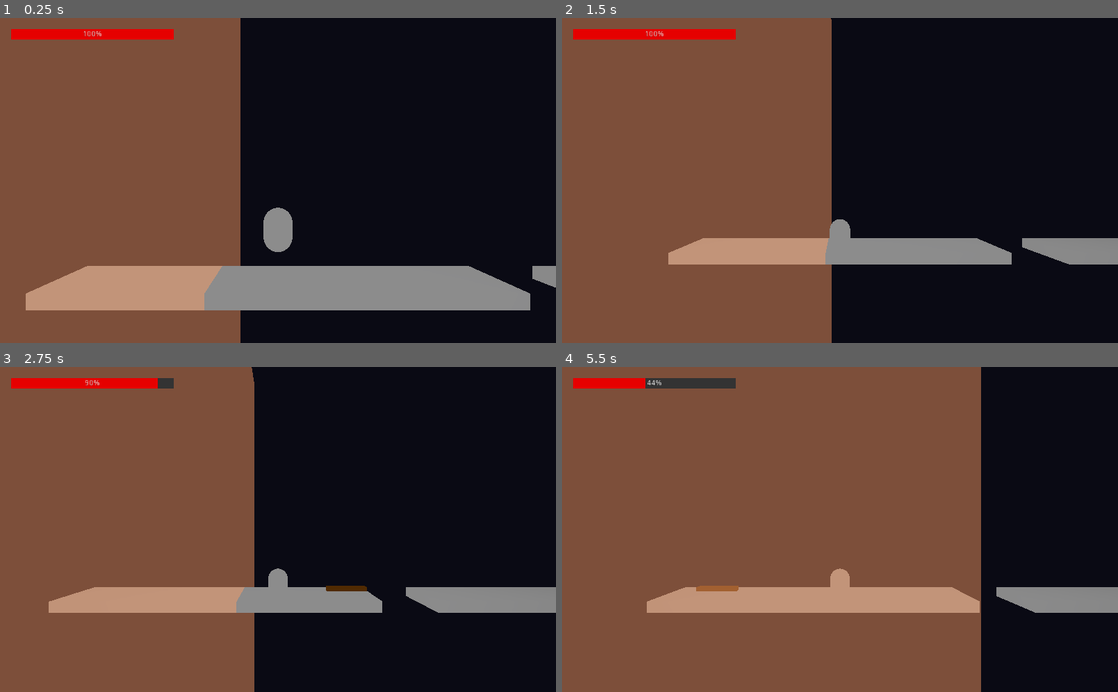
Above: before the commit, frames 1-4 (two rows, left to right).
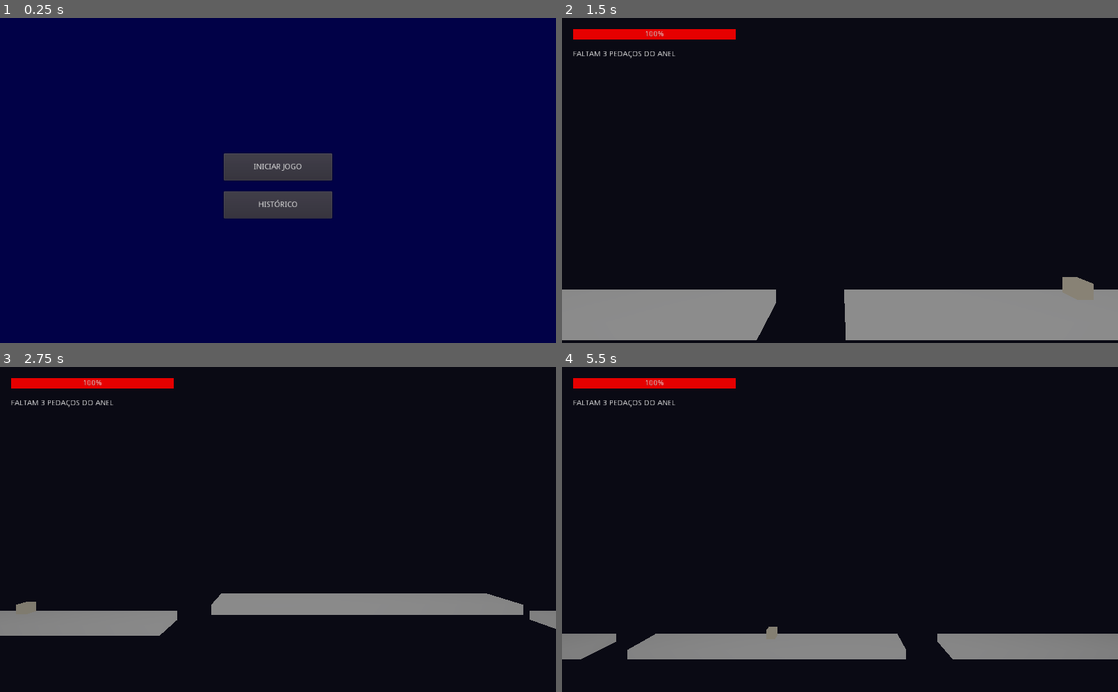
Above: after the commit, the same moments.

Repository: MayaraSSO/corre-conde
Game: Godot game, scene res://MenuPrincipal.tscn
Two runs of this game, one before a commit and one after it. Both use one fixed random seed, a clock stepped at 60 frames per second and the inputs below. Before the commit the project starts from res://Fase1.tscn.
Inputs (mouse positions are in pixels of both pictures, inside the frame that each line leads up to):
- Up to frame 1 (0.25 s): no input
- Up to frame 2 (1.5 s): click (840, 203) at 0.5 s, where only the run after the commit has a clickable "HISTÓRICO"; click (840, 167) at 1.25 s, where only the run after the commit has a clickable "INICIAR JOGO"
- Up to frame 3 (2.75 s): hold Right (ui_right) from 2.03 s (still down)
- Up to frame 4 (5.5 s): release Right (ui_right) at 2.78 s; hold Left (ui_left) 2.78-3.53 s; hold Right (ui_right) 3.53-4.28 s; hold Up (ui_up) 4.28-5.03 s; hold Left (ui_left) from 5.03 s (still down)

The runs differ from the first frame. In frame 1, 100% of the frame differs, in the area x 0-100%, y 0-100%; in frame 2, 59%; in frame 3, 47%; in frame 4, 78%.

Commit message:
Refatoração da ZonaLuz com colisão BoxShape, implementação do MenuPause e correção lógica do HUD

Diff:
--- a/Cam_Follow.gd
+++ b/Cam_Follow.gd
@@ -1,28 +1,53 @@
 extends Camera
 
-# Carrega a posição original exata assim que o jogo começa
 onready var posicao_original = translation
 onready var fov_original = fov
 
-# Configuração da câmera cinematográfica (Afastamento da Batalha)
-var offset_batalha = Vector3(0, 3.5, 6.0) # Sobe 3.5 metros e afasta 6 metros para trás
-var fov_batalha = 85.0 # Abre a lente para dar mais visão lateral das estacas
+var offset_batalha = Vector3(0, 3.5, 6.0)
+var fov_batalha = 85.0
+
+# --- LÓGICA DE VARREDURA (PERCORRER OS BLOCOS) ---
+var estado = "apresentacao_ida"
+var cronometro = 3.5 # 3.5 segundos deslizando até o chefe
+
+# X=450 (Viaja pela fase inteira) | Y=10 (Altura para ver os buracos) | Z=15 (Afastamento lateral)
+var offset_fim_fase = Vector3(450.0, 10.0, 15.0)
+var offset_inicio_fase = Vector3(0.0, 10.0, 15.0)
 
 func _process(delta):
-	# 1. Procura o Paladino subindo a hierarquia de pastas (Cam_Follow -> Conde -> Fase1 -> Paladino)
 	var paladino = get_node_or_null("../../Paladino")
 	var conde = get_parent()
+	var sol = get_node_or_null("../../ZonaLuz")
 
-	if paladino:
-		# 2. Mede a distância vetorial exata até o chefe
-		var distancia = conde.translation.distance_to(paladino.translation)
+	# 1. A IDAA Câmera desliza por todos os blocos até o Paladino
+	if estado == "apresentacao_ida":
+		translation = translation.linear_interpolate(posicao_original + offset_fim_fase, 1.2 * delta)
+		cronometro -= delta
 
-		# 3. Se estiver a 60 metros ou menos (início do combate e visão do radar)
-		if distancia <= 60.0:
-			# Puxa a câmera para trás e para cima de forma suave (lerp)
-			translation = translation.linear_interpolate(posicao_original + offset_batalha, 2.0 * delta)
-			fov = lerp(fov, fov_batalha, 2.0 * delta)
-		else:
-			# Se estiver longe, mantém a câmera focada na corrida de sobrevivência
-			translation = translation.linear_interpolate(posicao_original, 2.0 * delta)
-			fov = lerp(fov, fov_original, 2.0 * delta)
+		# Quando der 3.5s, ela engata a marcha à ré
+		if cronometro <= 0:
+			estado = "apresentacao_volta"
+			cronometro = 2.5 # 2.5 segundos para voltar rapidamente ao Conde
+
+	# 2. A VOLTA: A Câmera recua deslizando de volta para o início
+	elif estado == "apresentacao_volta":
+		translation = translation.linear_interpolate(posicao_original + offset_inicio_fase, 2.0 * delta)
+		cronometro -= delta
+
+		# Terminou de voltar? Libera o Conde e destrava o Tsunami!
+		if cronometro <= 0:
+			estado = "corrida"
+			if sol:
+				sol.perseguindo = true
+
+	# 3. A CORRIDA: Jogo normal e câmera da Batalha Final
+	elif estado == "corrida":
+		if paladino:
+			var distancia = conde.translation.distance_to(paladino.translation)
+			if distancia <= 60.0:
+				translation = translation.linear_interpolate(posicao_original + offset_batalha, 2.0 * delta)
+				fov = lerp(fov, fov_batalha, 2.0 * delta)
+			else:
+				# 3.0 * delta faz a câmera "pousar" macio nas costas do Conde ao iniciar
+				translation = translation.linear_interpolate(posicao_original, 3.0 * delta)
+				fov = lerp(fov, fov_original, 3.0 * delta)
--- a/Conde.gd
+++ b/Conde.gd
@@ -11,6 +11,9 @@
 var tomando_dano_de_luz = false
 var dano_da_luz_por_segundo = 15.0
 
+# --- VARIÁVEIS DO ANEL ---
+var pedacos_coletados = 0
+var total_pedacos = 3
 
 func _physics_process(delta):
 
@@ -66,3 +69,17 @@
 func _on_ZonaLuz_body_exited(body):
 	if body.name == "Conde":
 		tomando_dano_de_luz = false
+
+func pegar_pedaco_anel():
+	pedacos_coletados += 1
+	var pedacos_restantes = total_pedacos - pedacos_coletados
+
+	# Atualiza o texto na tela baseado na matemática exata
+	if pedacos_restantes > 1:
+		$HUD/TextoAnel.text = "FALTAM " + str(pedacos_restantes) + " PEDAÇOS DO ANEL"
+	elif pedacos_restantes == 1:
+		$HUD/TextoAnel.text = "FALTA 1 PEDAÇO DO ANEL"
+	else:
+		$HUD/TextoAnel.text = "ANEL COMPLETO!"
+		print("VITÓRIA: O Conde juntou todos os pedaços!")
+		# Aqui poderemos chamar a tela de vitória no futuro!
--- a/Fase1.tscn
+++ b/Fase1.tscn
@@ -6,15 +6,17 @@
 [ext_resource path="res://Alho.tscn" type="PackedScene" id=4]
 [ext_resource path="res://Paladino.tscn" type="PackedScene" id=5]
 [ext_resource path="res://Cam_Follow.gd" type="Script" id=6]
+[ext_resource path="res://MenuPause.tscn" type="PackedScene" id=7]
 
-[sub_resource type="BoxShape" id=12]
+[sub_resource type="BoxShape" id=17]
 
-[sub_resource type="SpatialMaterial" id=13]
+[sub_resource type="SpatialMaterial" id=16]
 flags_transparent = true
 flags_unshaded = true
-albedo_color = Color( 1, 0.619608, 0.392157, 0.470588 )
+albedo_color = Color( 0.972549, 0.988235, 0.0235294, 0.0666667 )
 
-[sub_resource type="CubeMesh" id=14]
+[sub_resource type="PrismMesh" id=15]
+material = SubResource( 16 )
 
 [sub_resource type="CapsuleShape" id=6]
 
@@ -36,23 +38,23 @@
 transform = Transform( 1, 0, 0, 0, 1, 0, 0, 0, 1, 131.535, -7.29154, -67.3186 )
 
 [node name="ZonaLuz" type="Area" parent="."]
-transform = Transform( 1, 0, 0, 0, 1, 0, 0, 0, 1, -15, 0, 0 )
+transform = Transform( 1, 0, 0, 0, 1, 0, 0, 0, 1, -40, 0, 0 )
 script = ExtResource( 3 )
 
 [node name="CollisionShape" type="CollisionShape" parent="ZonaLuz"]
-transform = Transform( 10, 0, 0, 0, 30, 0, 0, 0, 10, 0, 0, 0 )
-shape = SubResource( 12 )
+transform = Transform( 10, 0, 0, 0, 80, 0, 0, 0, 20, 0, 0, 0 )
+shape = SubResource( 17 )
 
 [node name="MeshInstance" type="MeshInstance" parent="ZonaLuz"]
-transform = Transform( 10, 0, 0, 0, 30, 0, 0, 0, 10, 0, 0, 0 )
-material_override = SubResource( 13 )
-mesh = SubResource( 14 )
+transform = Transform( 10, 0, 0, 0, 80, 0, 0, 0, 20, 0, 0, 0 )
+mesh = SubResource( 15 )
 
 [node name="Conde" parent="." instance=ExtResource( 1 )]
 transform = Transform( 1, 0, 0, 0, 1, 0, 0, 0, 1, 0, 5, 0 )
 
 [node name="Cam_Follow" type="Camera" parent="Conde"]
 transform = Transform( 1, 0, 0, 0, 1, 0, 0, 0, 1, 0, 2, 12 )
+far = 1000.0
 script = ExtResource( 6 )
 
 [node name="CollisionShape2" type="CollisionShape" parent="Conde"]
@@ -69,6 +71,13 @@
 custom_styles/fg = SubResource( 9 )
 custom_styles/bg = SubResource( 10 )
 value = 100.0
+
+[node name="TextoAnel" type="Label" parent="Conde/HUD"]
+margin_left = 20.0
+margin_top = 60.0
+margin_right = 320.0
+margin_bottom = 90.0
+text = "FALTAM 3 PEDAÇOS DO ANEL"
 
 [node name="Chao" parent="." instance=ExtResource( 2 )]
 
@@ -133,7 +142,9 @@
 environment = SubResource( 11 )
 
 [node name="Paladino" parent="." instance=ExtResource( 5 )]
-transform = Transform( 1, 0, 0, 0, 1, 0, 0, 0, 1, 37, 1.5, 0 )
+transform = Transform( 1, 0, 0, 0, 1, 0, 0, 0, 1, 495, 1.5, 0 )
 
-[connection signal="body_entered" from="ZonaLuz" to="Conde" method="_on_ZonaLuz_body_entered"]
-[connection signal="body_exited" from="ZonaLuz" to="Conde" method="_on_ZonaLuz_body_exited"]
+[node name="MenuPause" parent="." instance=ExtResource( 7 )]
+
+[connection signal="body_entered" from="ZonaLuz" to="ZonaLuz" method="_on_ZonaLuz_body_entered"]
+[connection signal="body_exited" from="ZonaLuz" to="ZonaLuz" method="_on_ZonaLuz_body_exited"]
--- /dev/null
+++ b/MenuPause.gd
@@ -0,0 +1,47 @@
+extends CanvasLayer
+
+func _ready():
+	# Começa escondido, já que o jogo inicia despausado
+	$ColorRect.visible = false
+	$BotaoContinuar.visible = false
+	$BotaoMusica.visible = false
+	$BotaoMenu.visible = false
+
+func _input(event):
+	# Se apertar o botão ESC (ui_cancel) do teclado
+	if event.is_action_pressed("ui_cancel"):
+		# Inverte o estado atual do jogo (se tá pausado, despausa. Se tá rodando, pausa)
+		var novo_estado_pause = not get_tree().paused
+		get_tree().paused = novo_estado_pause
+
+		# Mostra ou esconde os botões na tela
+		$ColorRect.visible = novo_estado_pause
+		$BotaoContinuar.visible = novo_estado_pause
+		$BotaoMusica.visible = novo_estado_pause
+		$BotaoMenu.visible = novo_estado_pause
+
+func _on_BotaoContinuar_pressed():
+	# Tira o pause e esconde a tela
+	get_tree().paused = false
+	$ColorRect.visible = false
+	$BotaoContinuar.visible = false
+	$BotaoMusica.visible = false
+	$BotaoMenu.visible = false
+
+func _on_BotaoMusica_pressed():
+	# Lógica para mutar/desmutar todo o áudio do jogo
+	var bus_idx = AudioServer.get_bus_index("Master")
+	var esta_mutado = AudioServer.is_bus_mute(bus_idx)
+
+	AudioServer.set_bus_mute(bus_idx, not esta_mutado)
+
+	# Muda o texto do botão para o jogador saber
+	if not esta_mutado:
+		$BotaoMusica.text = "MÚSICA: DESLIGADA"
+	else:
+		$BotaoMusica.text = "MÚSICA: LIGADA"
+
+func _on_BotaoMenu_pressed():
+	# IMPORTANTE: Despausa o motor do jogo antes de mudar de cena
+	get_tree().paused = false
+	var _voltar = get_tree().change_scene("res://MenuPrincipal.tscn")
--- /dev/null
+++ b/MenuPause.tscn
@@ -0,0 +1,39 @@
+[gd_scene load_steps=2 format=2]
+
+[ext_resource path="res://MenuPause.gd" type="Script" id=1]
+
+[node name="MenuPause" type="CanvasLayer"]
+pause_mode = 2
+script = ExtResource( 1 )
+
+[node name="ColorRect" type="ColorRect" parent="."]
+anchor_right = 1.0
+anchor_bottom = 1.0
+margin_right = 40.0
+margin_bottom = 40.0
+color = Color( 0, 0, 0, 0.588235 )
+
+[node name="BotaoContinuar" type="Button" parent="."]
+margin_left = 412.0
+margin_top = 200.0
+margin_right = 612.0
+margin_bottom = 250.0
+text = "CONTINUAR"
+
+[node name="BotaoMusica" type="Button" parent="."]
+margin_left = 412.0
+margin_top = 270.0
+margin_right = 612.0
+margin_bottom = 320.0
+text = "MÚSICA: LIGADA"
+
+[node name="BotaoMenu" type="Button" parent="."]
+margin_left = 387.0
+margin_top = 340.0
+margin_right = 637.0
+margin_bottom = 390.0
+text = "SAIR PARA O MENU PRINCIPAL"
+
+[connection signal="pressed" from="BotaoContinuar" to="." method="_on_BotaoContinuar_pressed"]
+[connection signal="pressed" from="BotaoMusica" to="." method="_on_BotaoMusica_pressed"]
+[connection signal="pressed" from="BotaoMenu" to="." method="_on_BotaoMenu_pressed"]
--- /dev/null
+++ b/MenuPrincipal.gd
@@ -0,0 +1,5 @@
+extends Control
+
+func _on_BotaoIniciar_pressed():
+	# Carrega a Fase 1 quando o jogador clica em Iniciar
+	var _mudar = get_tree().change_scene("res://Fase1.tscn")
--- /dev/null
+++ b/MenuPrincipal.tscn
@@ -0,0 +1,31 @@
+[gd_scene load_steps=2 format=2]
+
+[ext_resource path="res://MenuPrincipal.gd" type="Script" id=1]
+
+[node name="MenuPrincipal" type="Control"]
+anchor_right = 1.0
+anchor_bottom = 1.0
+script = ExtResource( 1 )
+
+[node name="ColorRect" type="ColorRect" parent="."]
+anchor_right = 1.0
+anchor_bottom = 1.0
+margin_right = 1.0
+margin_bottom = 1.0
+color = Color( 0.00392157, 0.00392157, 0.278431, 1 )
+
+[node name="BotaoIniciar" type="Button" parent="."]
+margin_left = 412.0
+margin_top = 250.0
+margin_right = 612.0
+margin_bottom = 300.0
+text = "INICIAR JOGO"
+
+[node name="BotaoHistorico" type="Button" parent="."]
+margin_left = 412.0
+margin_top = 320.0
+margin_right = 612.0
+margin_bottom = 370.0
+text = "HISTÓRICO"
+
+[connection signal="pressed" from="BotaoIniciar" to="." method="_on_BotaoIniciar_pressed"]
--- a/ZonaLuz.gd
+++ b/ZonaLuz.gd
@@ -1,8 +1,31 @@
 extends Area
 
-# Exportamos a variável para controlar a dificuldade de cada fase pelo Inspetor
 export var velocidade_perseguicao = 2.5
+var perseguindo = false
+var tempo_espera = 8.0
+
+# Variável para rastrear se o Conde está dentro da luz
+var conde_sendo_queimado = null
 
 func _process(delta):
-	# O sol avança implacavelmente para a direita no eixo X
-	translation.x += velocidade_perseguicao * delta
+	# 1. Movimento da Parede de Luz
+	if perseguindo:
+		if tempo_espera > 0:
+			tempo_espera -= delta
+		else:
+			translation.x += velocidade_perseguicao * delta
+
+	# 2. Sistema de Dano Contínuo
+	if conde_sendo_queimado != null:
+		# Tira 20 pontos de vida POR SEGUNDO
+		conde_sendo_queimado.energia_vital -= 20.0 * delta
+		conde_sendo_queimado.get_node("HUD/BarraVida").value = conde_sendo_queimado.energia_vital
+func _on_ZonaLuz_body_entered(body):
+	if body.name == "Conde":
+		print("ENTROU NA LUZ: Começou a tomar dano!")
+		conde_sendo_queimado = body
+
+func _on_ZonaLuz_body_exited(body):
+	if body.name == "Conde":
+		print("SAIU DA LUZ: Dano parou!")
+		conde_sendo_queimado = null
--- a/project.godot
+++ b/project.godot
@@ -10,7 +10,7 @@
 
 [application]
 
-run/main_scene="res://Fase1.tscn"
+run/main_scene="res://MenuPrincipal.tscn"
 
 [rendering]
 
Not shown: 1 places in Fase1.tscn that only renumber resources
